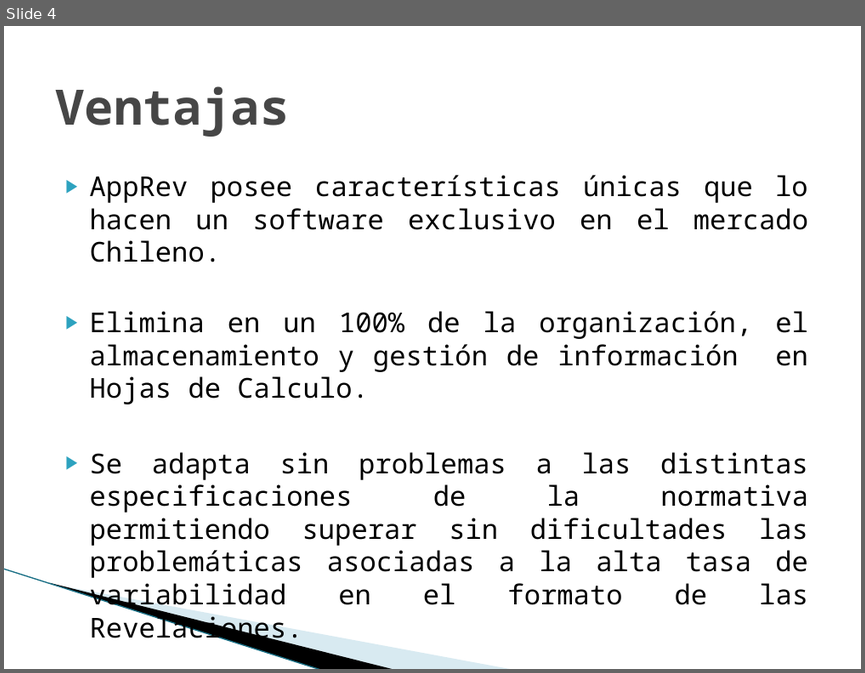
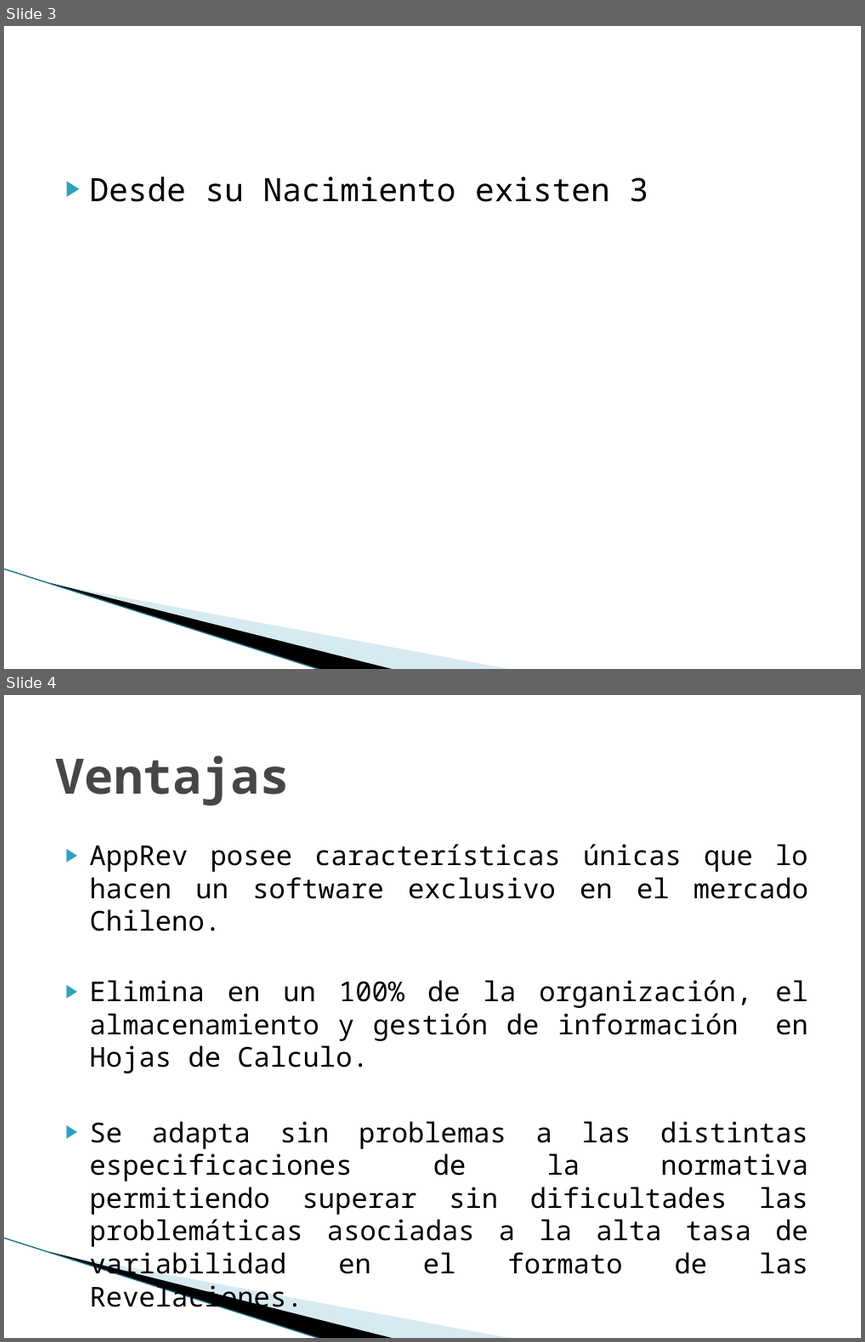
Before and after one commit to vicky1404/rev-ii, a slide deck: docs/comercial/brochure.pptx. Shown one above the other, each under a label of ours: slide 4 before the commit, slides 3 and 4 after it. The pictures are 865x673 and 865x1342 pixels, drawn with LibreOffice and Linux fonts; fonts in the diff are those of the drawing; background and template pictures are left out. Boxes give left, top, right and bottom in pixels: in the first picture for what was removed or moved away, otherwise in the second. Text is boxed around its words. In the diff, an @@ line names an element or a change of style, - is before the commit and + after.

```diff
--- a/docs/comercial/brochure.pptx
+++ b/docs/comercial/brochure.pptx
@@ slide 3 added at bbox=[4, 26, 861, 669], background #FFFFFF; not listed: 3 template elements that a slide beside it also shows @@
@@ text added at bbox=[90, 176, 648, 202], 27 pt, text #000000 @@
+▶ Desde su Nacimiento existen 3
```
Also in this commit, not shown: 2 slides changed, 1 other slide added, 1 slide removed.
